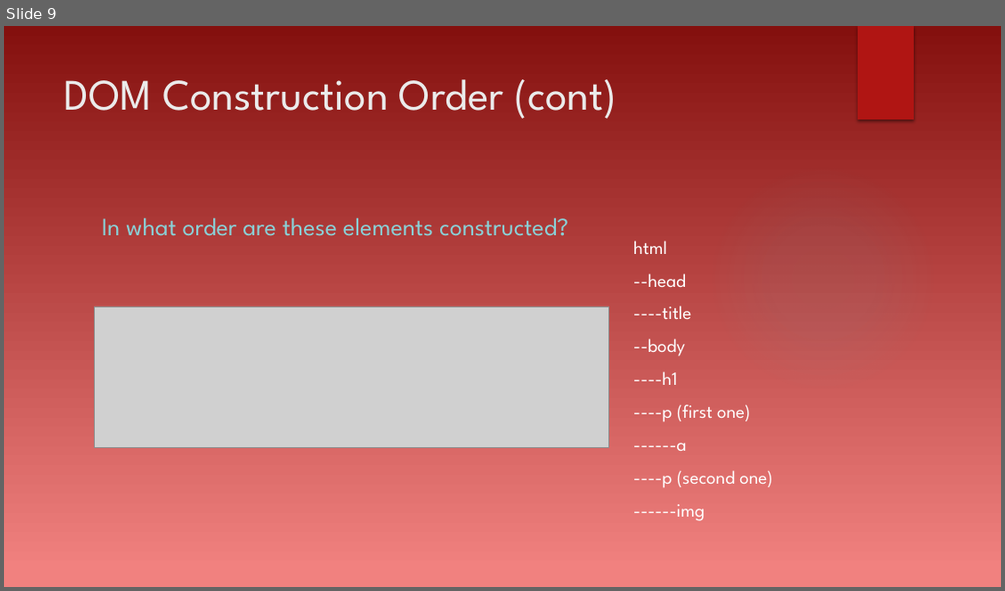
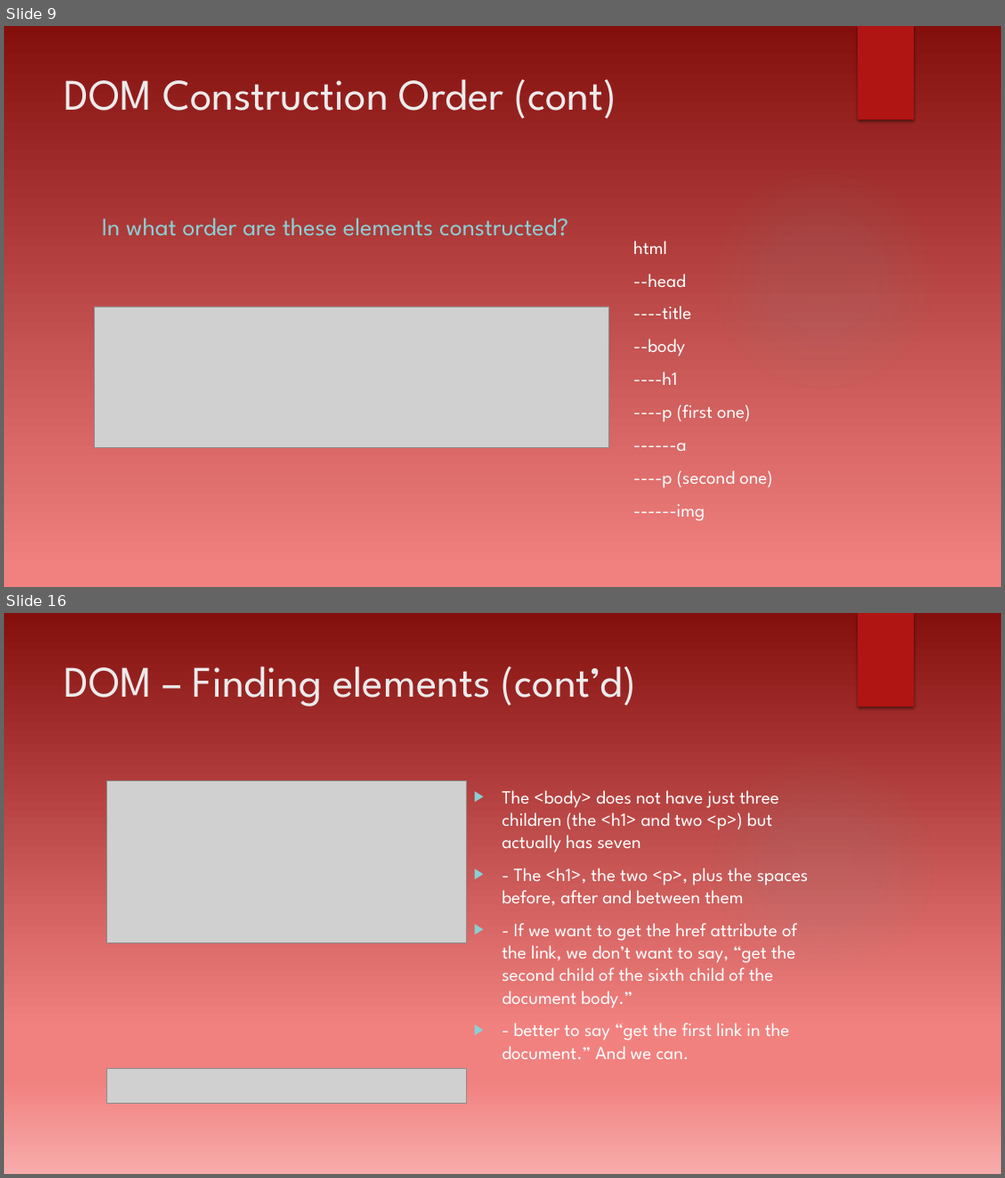
Before and after one commit to dtarvin/evening-work, a slide deck: document-object-model-presentation/Document Object Model.pptx. Shown one above the other, each under a label of ours: slide 9 before the commit, slides 9 and 16 after it; the slides between them are not shown. The pictures are 1005x591 and 1005x1178 pixels, drawn with LibreOffice and Linux fonts; fonts in the diff are those of the drawing; grey boxes stand for pictures; background and template pictures are left out. Boxes give left, top, right and bottom in pixels: in the first picture for what was removed or moved away, otherwise in the second. Text is boxed around its words. In the diff, an @@ line names an element or a change of style, - is before the commit and + after.

```diff
--- a/document-object-model-presentation/Document Object Model.pptx
+++ b/document-object-model-presentation/Document Object Model.pptx
@@ slide 16 added at (4,613,1001,1174), background gradient #84100E to #F1817F to #F6ABAA; not listed: 2 template elements that a slide beside it also shows @@
@@ title added at (65,666,636,706), 42 pt, text #EBEBEB @@
+DOM – Finding elements (cont’d)
@@ picture added at (107,781,467,943) @@
@@ text added at (502,790,809,1059), 18 pt, text #FFFFFF @@
+▶ The <body> does not have just three children (the <h1> and two <p>) but actually has seven
+▶ - The <h1>, the two <p>, plus the spaces before, after and between them
+▶ - If we want to get the href attribute of the link, we don’t want to say, “get the second child of the sixth child of the document body.”
+▶ - better to say “get the first link in the document.” And we can.
@@ picture added at (107,1069,467,1103) @@
```
Also in this commit, not shown: 1 slide changed, 10 other slides added, 3 other files.
